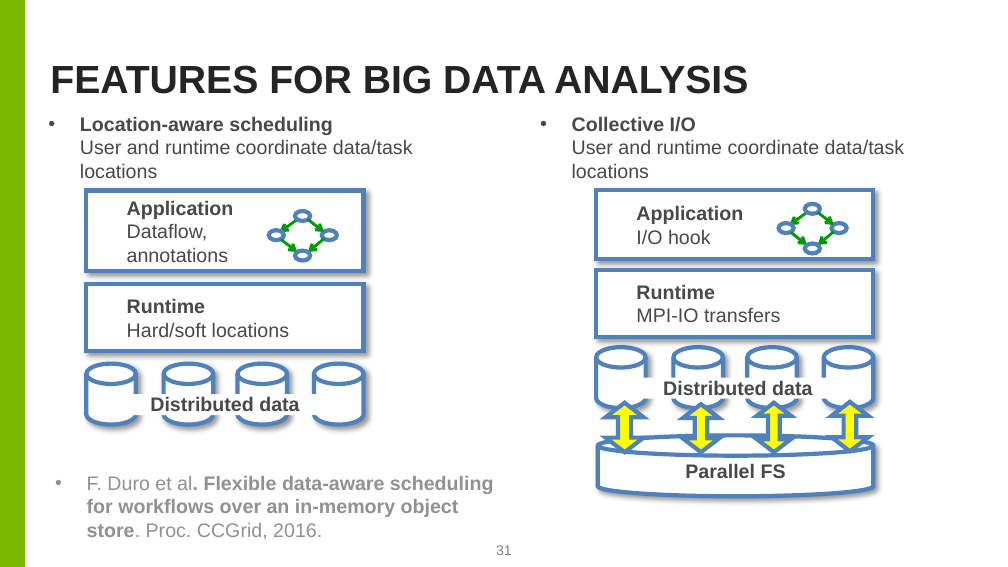
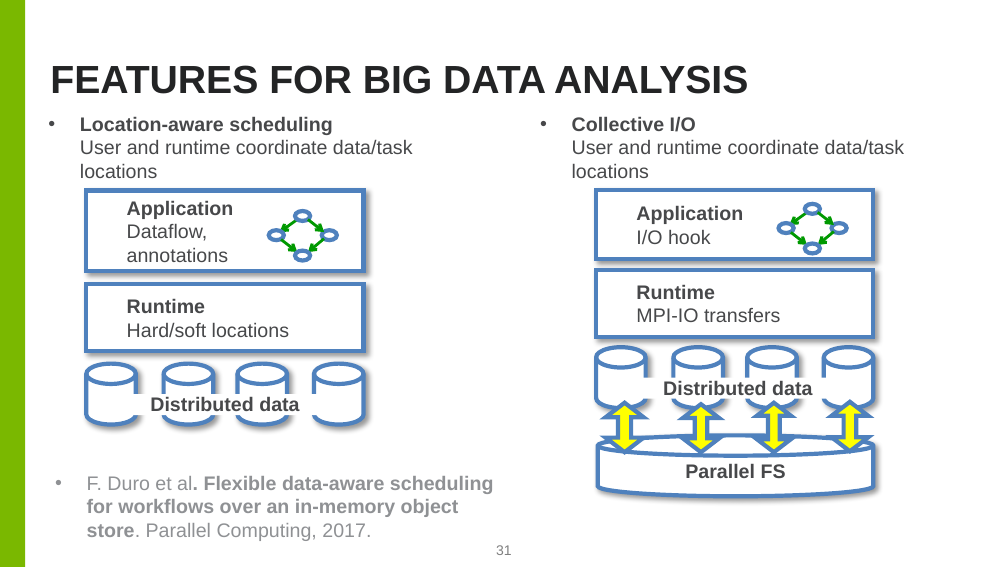
Before and after one commit to brettin/candle_tutorials, a slide deck: slide 31 of Topics/2_hyperparameter_optimization/hpo.pptx. Drawn at 1008x567 pixels with LibreOffice and Linux fonts; fonts in the diff are those of the drawing; background and template pictures are left out. Boxes give left, top, right and bottom in pixels: in the first picture for what was removed or moved away, otherwise in the second. Text is boxed around its words. In the diff, an @@ line names an element or a change of style, - is before the commit and + after.

```diff
--- a/Topics/2_hyperparameter_optimization/hpo.pptx
+++ b/Topics/2_hyperparameter_optimization/hpo.pptx
@@ text at [87, 476, 494, 541]: text changed @@
-• F. Duro et al. Flexible data-aware scheduling for workflows over an in-memory object store. Proc. CCGrid, 2016.
+• F. Duro et al. Flexible data-aware scheduling for workflows over an in-memory object store. Parallel Computing, 2017.
```
Also in this commit, not shown: 6 other slides changed.
